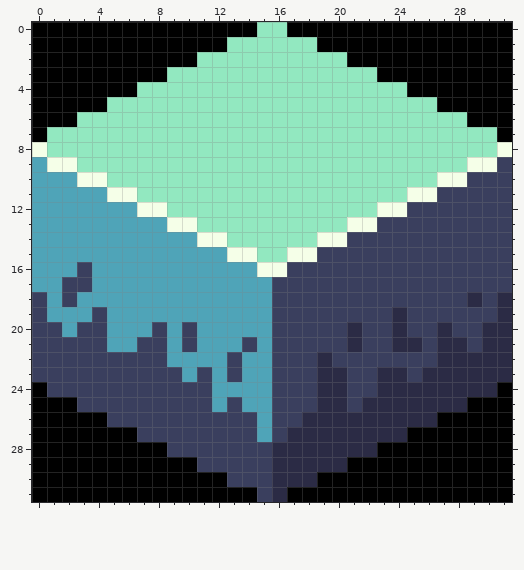
Pixel-art sprite, stored at resources/grass.png. Above, as it was before the edit.
The file is 32x32 pixels.
And afterwards:
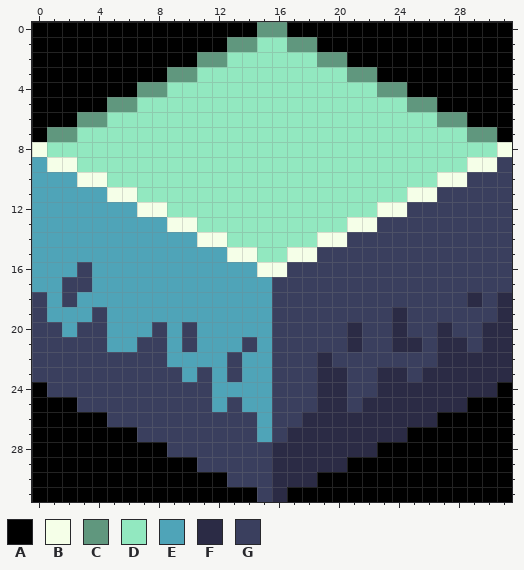
Palette (. is transparent): A #000000  B #f5ffe8  C #60977e  D #92e8c0  E #4fa4b8  F #2b2b45  G #3a3f5e
The exact change:
@@ x 0..31 @@
- 0 AAAAAAAAAAAAAAADDAAAAAAAAAAAAAAA
- 1 AAAAAAAAAAAAADDDDDDAAAAAAAAAAAAA
- 2 AAAAAAAAAAADDDDDDDDDDAAAAAAAAAAA
- 3 AAAAAAAAADDDDDDDDDDDDDDAAAAAAAAA
- 4 AAAAAAADDDDDDDDDDDDDDDDDDAAAAAAA
- 5 AAAAADDDDDDDDDDDDDDDDDDDDDDAAAAA
- 6 AAADDDDDDDDDDDDDDDDDDDDDDDDDDAAA
- 7 ADDDDDDDDDDDDDDDDDDDDDDDDDDDDDDA
+ 0 AAAAAAAAAAAAAAACCAAAAAAAAAAAAAAA
+ 1 AAAAAAAAAAAAACCDDCCAAAAAAAAAAAAA
+ 2 AAAAAAAAAAACCDDDDDDCCAAAAAAAAAAA
+ 3 AAAAAAAAACCDDDDDDDDDDCCAAAAAAAAA
+ 4 AAAAAAACCDDDDDDDDDDDDDDCCAAAAAAA
+ 5 AAAAACCDDDDDDDDDDDDDDDDDDCCAAAAA
+ 6 AAACCDDDDDDDDDDDDDDDDDDDDDDCCAAA
+ 7 ACCDDDDDDDDDDDDDDDDDDDDDDDDDDCCA
  8 BDDDDDDDDDDDDDDDDDDDDDDDDDDDDDDB
Changed places in both pictures, as pixel boxes (x1, y1, x2, y2):
changed: (47, 22, 497, 142)
